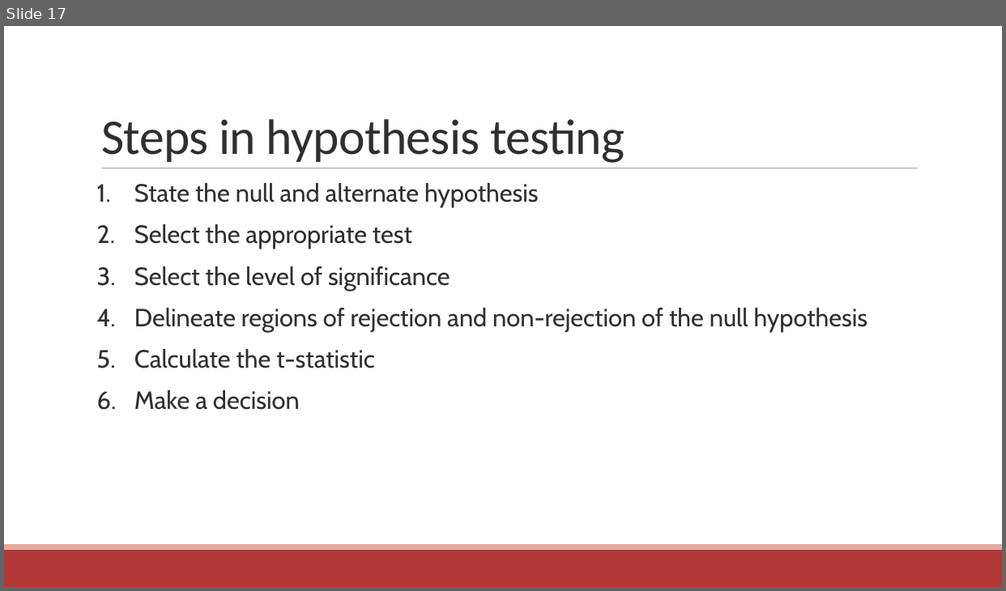
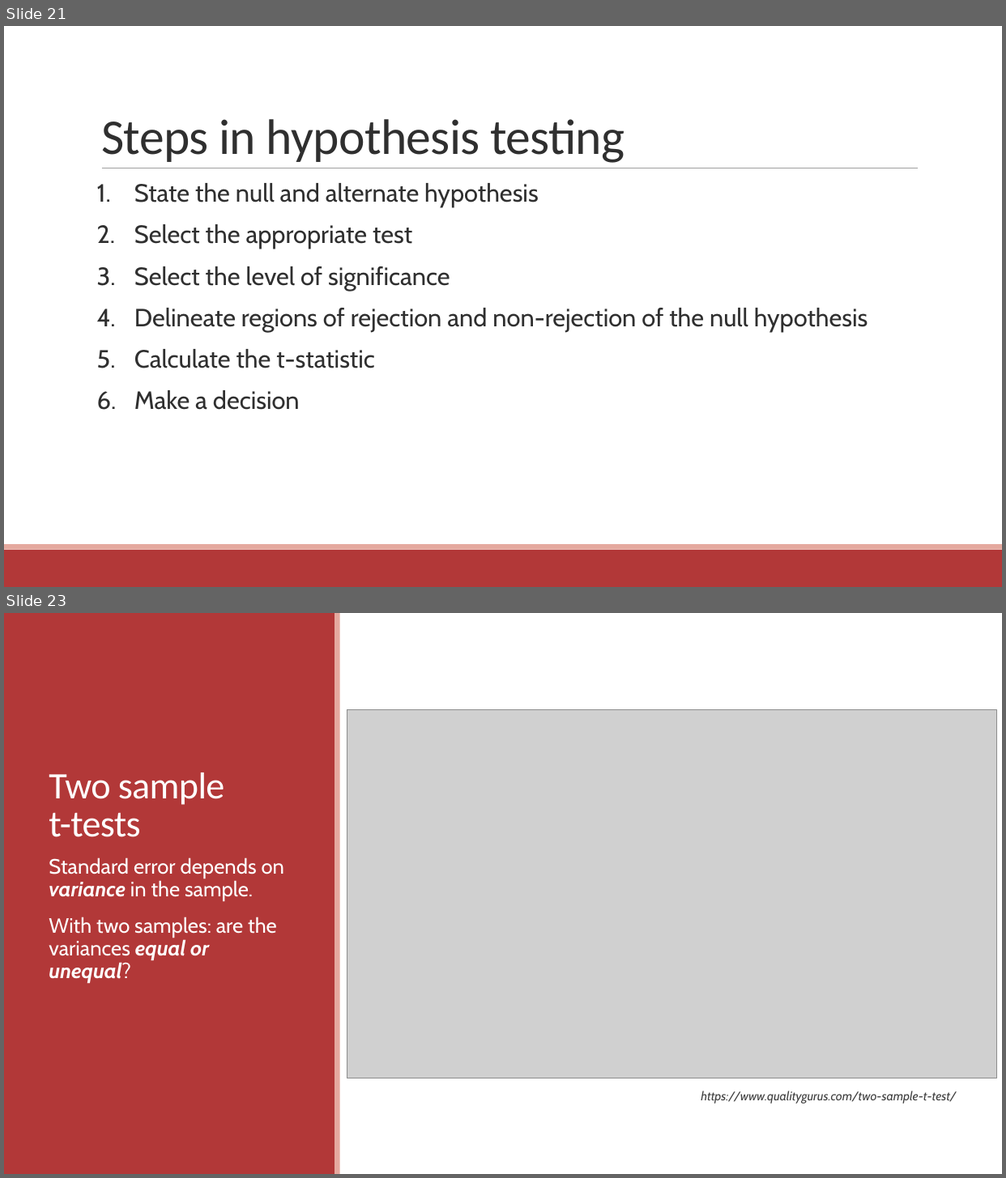
Before and after one commit to communitymaplab/geog4300_datascience, a slide deck: in_class_slides/geog4300_L13 Hypotheses and one sample tests and normality.pptx. Shown one above the other, each under a label of ours: slide 17 before the commit, slides 21 and 23 after it; the slides between them are not shown. The pictures are 1006x591 and 1006x1178 pixels, drawn with LibreOffice and Linux fonts; fonts in the diff are those of the drawing; grey boxes stand for pictures. Boxes give left, top, right and bottom in pixels: in the first picture for what was removed or moved away, otherwise in the second. Text is boxed around its words. In the diff, an @@ line names an element or a change of style, - is before the commit and + after.

```diff
--- a/in_class_slides/geog4300_L13 Hypotheses and one sample tests and normality.pptx
+++ b/in_class_slides/geog4300_L13 Hypotheses and one sample tests and normality.pptx
@@ slide 23 added at (4, 613, 1002, 1174), background #FFFFFF @@
@@ rectangle added at (4, 613, 335, 1174), fill #B23838 @@
@@ rectangle added at (335, 613, 340, 1174), fill #E5A99F @@
@@ picture added at (347, 710, 997, 1079) @@
@@ title added at (49, 773, 225, 837), 36 pt, text #FFFFFF @@
+Two sample
+t-tests
@@ text added at (49, 858, 284, 983), 20 pt, text #FFFFFF @@
+Standard error depends on variance in the sample.
+With two samples: are the variances equal or unequal?
@@ text added at (701, 1091, 956, 1104), 12 pt, text #3F3F3F, italic @@
+https://www.qualitygurus.com/two-sample-t-test/
@@ what was slide 17 is now slide 21 @@
```
Also in this commit, not shown: 2 slides changed, 4 other slides added, 2 other files.
